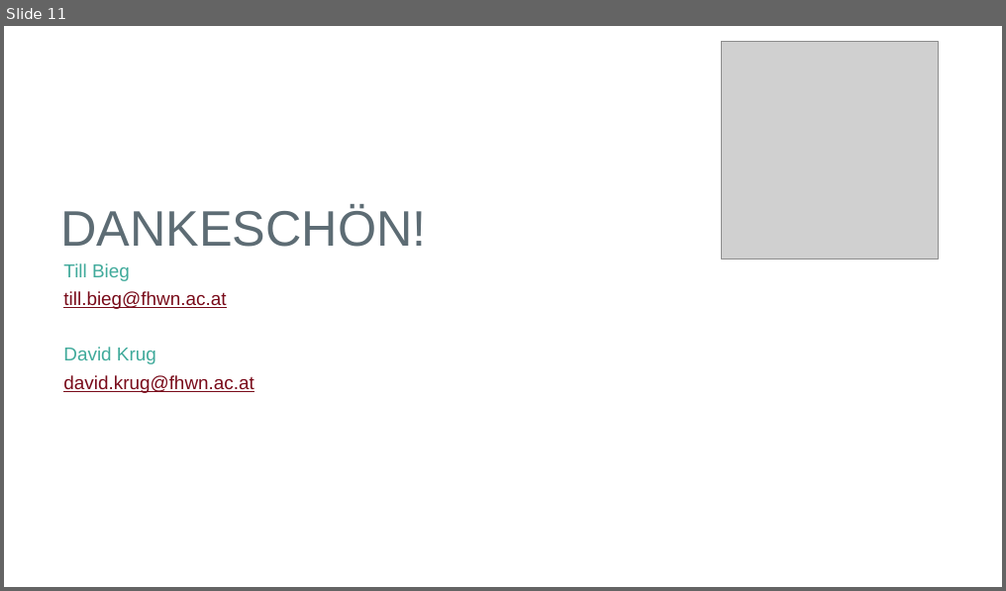
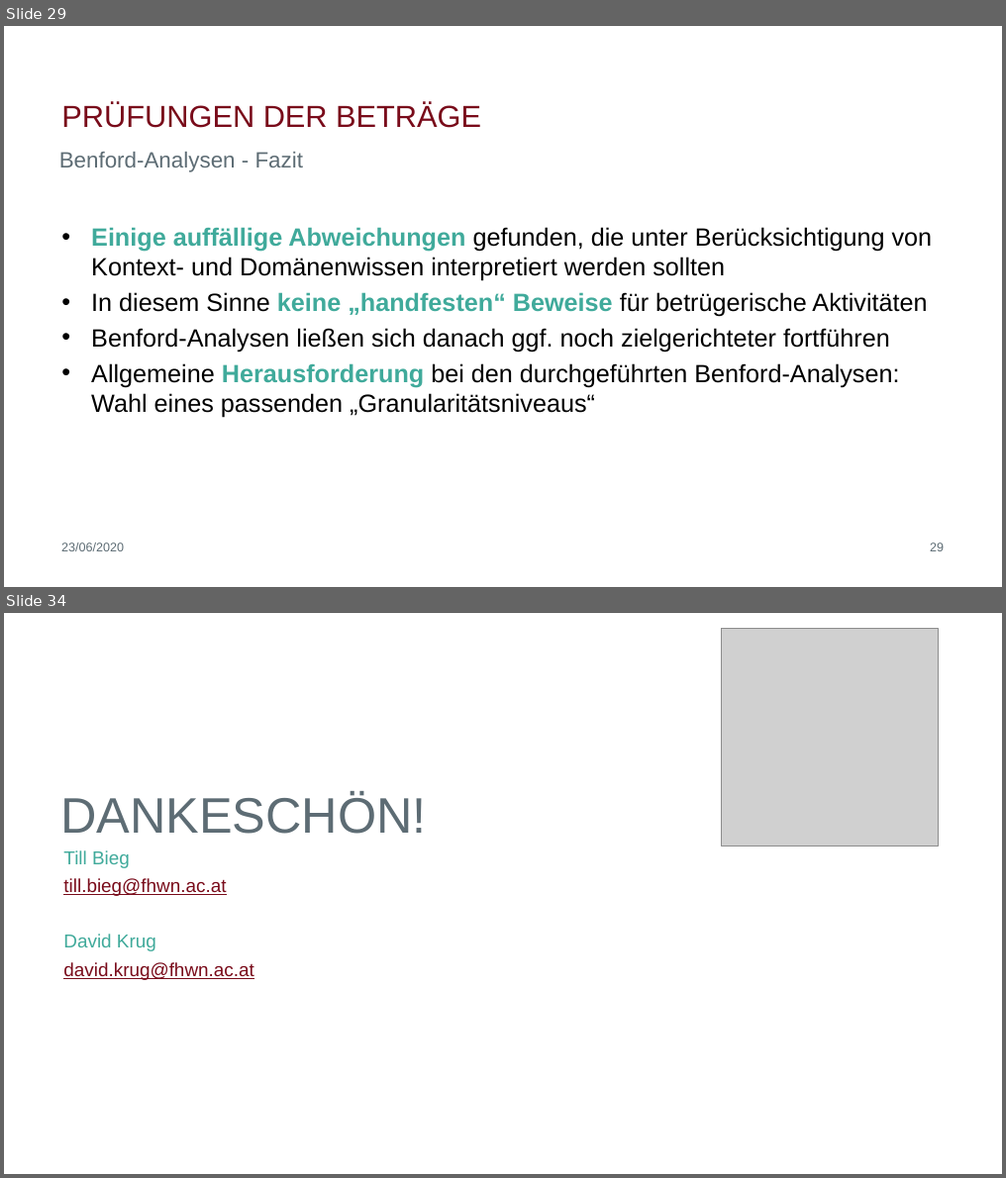
Before and after one commit to biegt/auditing_case_study, a slide deck: 04_output/Präsentation_Case_Study_1_Bieg_Krug.pptx. Shown one above the other, each under a label of ours: slide 11 before the commit, slides 29 and 34 after it; the slides between them are not shown. The pictures are 1006x591 and 1006x1178 pixels, drawn with LibreOffice and Linux fonts; fonts in the diff are those of the drawing; grey boxes stand for pictures; background and template pictures are left out. Boxes give left, top, right and bottom in pixels: in the first picture for what was removed or moved away, otherwise in the second. Text is boxed around its words. In the diff, an @@ line names an element or a change of style, - is before the commit and + after.

```diff
--- a/04_output/Präsentation_Case_Study_1_Bieg_Krug.pptx
+++ b/04_output/Präsentation_Case_Study_1_Bieg_Krug.pptx
@@ slide 29 added at (4, 26, 1002, 587), background #FFFFFF @@
@@ title added at (61, 103, 481, 128), 29.3 pt, text #790B1A @@
+PRÜFUNGEN DER BETRÄGE
@@ subtitle added at (59, 152, 303, 173), 21.3 pt, text #5D6C74 @@
+Benford-Analysen - Fazit
@@ text added at (91, 227, 933, 418), 24 pt, text #000000 @@
+• Einige auffällige Abweichungen gefunden, die unter Berücksichtigung von Kontext- und Domänenwissen interpretiert werden sollten
+• In diesem Sinne keine „handfesten“ Beweise für betrügerische Aktivitäten
+• Benford-Analysen ließen sich danach ggf. noch zielgerichteter fortführen
+• Allgemeine Herausforderung bei den durchgeführten Benford-Analysen: Wahl eines passenden „Granularitätsniveaus“
@@ text added at (61, 543, 124, 552), 12 pt, text #5D6C74 @@
+23/06/2020
@@ page number added at (930, 543, 944, 552), 12 pt, text #5D6C74 @@
+29
@@ what was slide 11 is now slide 34 @@
```
Also in this commit, not shown: 8 slides changed, 22 other slides added, 2 other files.
